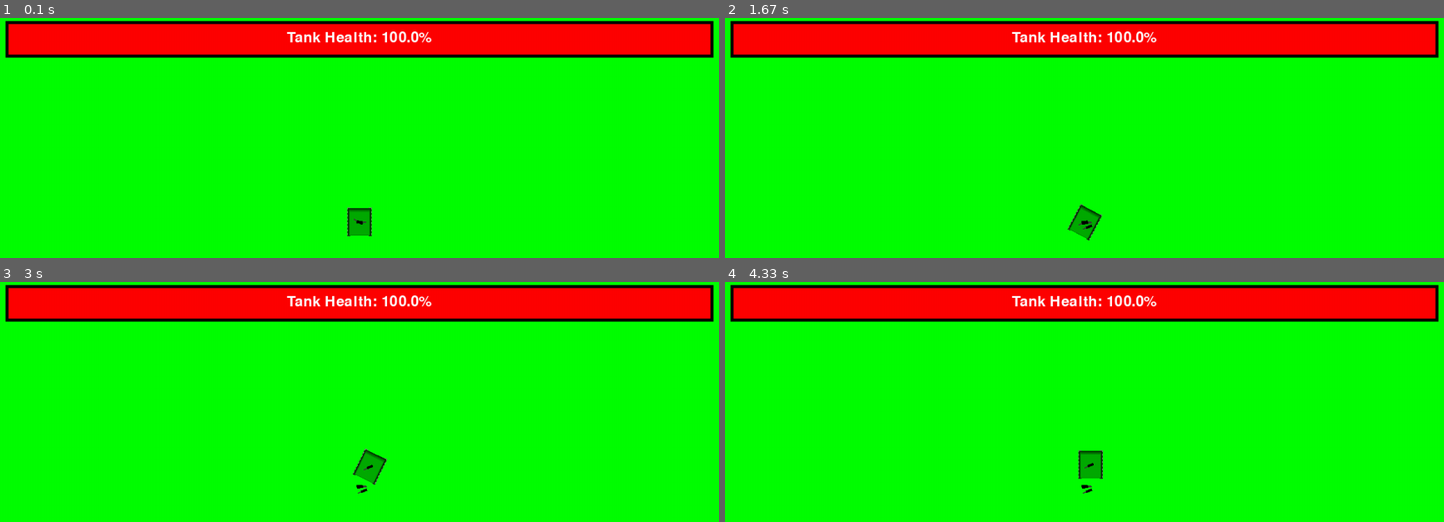
Above: before the commit, frames 1-4 (two rows, left to right).
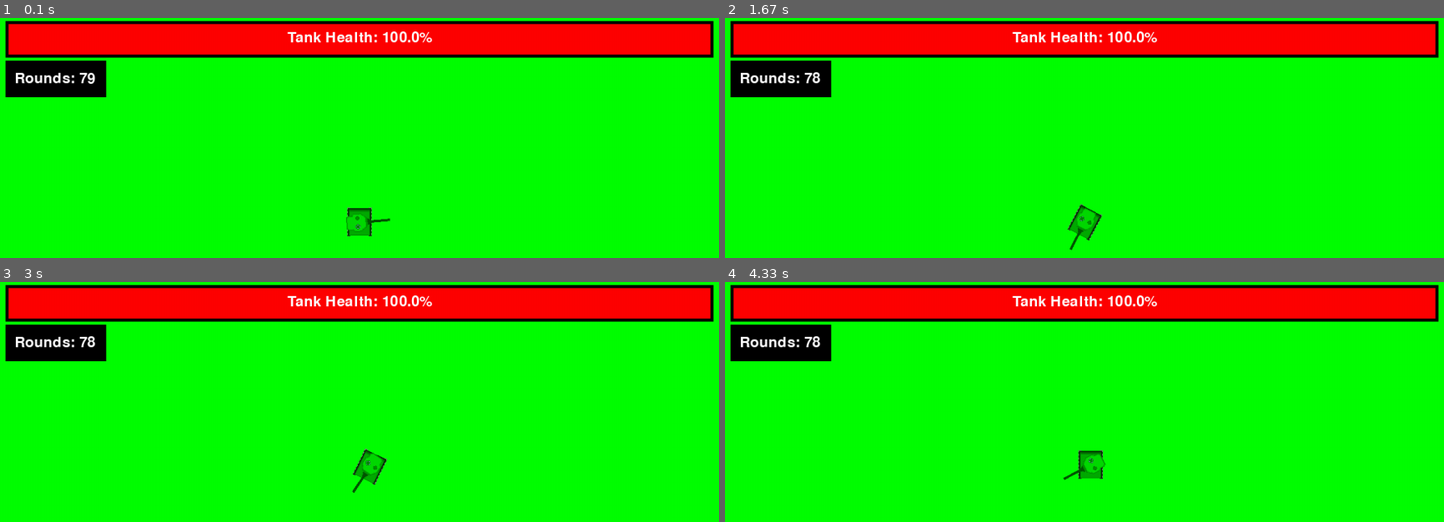
Above: after the commit, the same moments.

Repository: lorenzosharks/pygame_thingamajig
Game: pygame game, started from game.py
Two runs of this game, one before a commit and one after it. Both use one fixed random seed, a clock stepped at 60 frames per second and the inputs below.
Inputs (mouse positions are in pixels of both pictures, inside the frame that each line leads up to):
- Up to frame 1 (0.1 s): no input
- Up to frame 2 (1.67 s): press the mouse at (1328, 210) at 0.37 s; move the mouse to (1206, 229) at 0.47 s; release the mouse at (1091, 248) at 0.6 s; hold R 0.67-1.13 s; hold D 0.67-1.13 s; click (outside the picture) at 0.75 s; hold D 1.17-1.63 s
- Up to frame 3 (3 s): hold W 1.67-1.97 s; tap 1 at 1.82 s; hold D 2-2.47 s; hold A from 2.5 s (still down)
- Up to frame 4 (4.33 s): release A at 3.03 s; hold S 3.07-3.37 s; tap 1 at 3.22, 4.32 s; tap 2 at 3.4 s; hold A 3.73-4.13 s; hold W from 4.17 s (still down)

The runs differ from the first frame. In frame 1, 2.8% of the frame differs, in the area x 0-61%, y 5-89%; in frame 2, 2.8%; in frame 3, 2.8%; in frame 4, 2.8%.

Commit message:
finaly!!

Diff:
--- a/game.py
+++ b/game.py
@@ -1,16 +1,15 @@
-# main.py
 import pygame
 import sys
-from pygame.sprite import Group
 import math
 
 pygame.init()
 
+# Load images
 tank_body = pygame.image.load("tank.png")  # Replace "tank.png" with the path to your image
 tank_turret = pygame.image.load("turret_larger.png")  # Replace "turret.png" with the path to your image
 shell = pygame.image.load("bullet.png")
 
-# Sizing and coordinates
+# Screen setup
 pixels = pygame.display.Info()
 screenW = pixels.current_w - 50
 screenH = pixels.current_h - 50
@@ -25,15 +24,15 @@
 
 health = screenW - 80
 
-# Screen things
+# Screen and clock setup
 dt = 0
 clock = pygame.time.Clock()
-pygame.display.set_caption("Thing")
+pygame.display.set_caption("Tank Game")
 run = True
 screen = pygame.display.set_mode((screenW, screenH))
 allowed = True
 
-# Collision detection thing
+# Movement and rotation flags
 allowW = True
 allowS = True
 allowA = True
@@ -44,18 +43,33 @@
 angle_radians = 0
 
 # Turret rotation speed (degrees per second)
-max_turret_rotation_speed = 10000
+max_turret_rotation_speed = 60
 current_turret_angle = 0
 current_shell_angle = 0
 
 # Miscellaneous (ie cheats)
 actual_tankspeed = 2
-tank_speed = 0  # Don't change this fella
+tank_speed = 0
 body_rotation_speed = 1
 backward_speed = 1
-
-# Other things
+muzzle_velocity = 10000
+rounds = 79
+reload_speed = 10000 # In milliseconds
+
+velocity_x = 0
+velocity_y = 0
+
+# Other flags
 allowed_rotation = True
+allowed_fire = True
+disable_reload =False
+
+# Reload logic
+start_reload = None
+reload = False
+
+# Shell data structure
+shells = []
 
 # Normalize angles to the range [-180, 180]
 def normalize_angle(angle):
@@ -65,58 +79,55 @@
         angle -= 360
     return angle
 
-# Tank shell
-class tank_shell(pygame.sprite.Sprite):
-    def __init__(self, x, y, velocity, shell_angle):
-        super().__init__()
-        self.image = shell
-        self.rect = self.image.get_rect()
-        self.rect.topleft = (x - 25, y - 25)
-        self.image = pygame.transform.rotate(self.image, shell_angle - 90)
-        self.velocity = velocity
-        self.timer = 10000  # Timer for 5 seconds
-
-    def clone(self, x, y, shell_angle):
-        return tank_shell(x, y, self.velocity, shell_angle)
-
-    def update(self, dt):
-        self.timer -= dt
-        if self.timer <= 0:
-            self.kill()
-
-# Create an initial tank shell to clone from
-initial_shell = tank_shell((x + sizeW // 2), (y + sizeH // 2), 0, current_shell_angle)
-
-# Create a sprite group to manage tank shells
-all_sprites = pygame.sprite.Group()
-all_sprites.add(initial_shell)
-
 while run:
-    screen.fill("green")
-
+    screen.fill("Green")  # Green background
+
+    # Reload, shooting, and closing things
     for event in pygame.event.get():
         if event.type == pygame.QUIT:
             run = False
 
         if event.type == pygame.MOUSEBUTTONDOWN:
-            # Get the mouse position
-            mouse_pos = event.pos
-
-            mouse_buttons = pygame.mouse.get_pressed()
-
-            # Check which button was clicked
-            if mouse_buttons[0]:
-
-                # Calculate the center of the turret body
-                turret_x = x + sizeW // 2
-                turret_y = y + sizeH // 2
-
-                # Clone shell at turret position and angle
-                cloned_shell = initial_shell.clone(turret_x, turret_y, current_shell_angle)
-
-                all_sprites.add(cloned_shell)
-
+            if reload == False and allowed_fire == True:
+                mouse_buttons = pygame.mouse.get_pressed()
+                if mouse_buttons[0]:
+                    turret_x = x + sizeW // 2
+                    turret_y = y + sizeH // 2
+
+                    # Calculate initial velocity components based on turret angle
+                    velocity_x = muzzle_velocity * math.cos(math.radians(current_shell_angle))
+                    velocity_y = -muzzle_velocity * math.sin(math.radians(current_shell_angle))
+
+                    shells.append((turret_x, turret_y, current_shell_angle, velocity_x, velocity_y, pygame.time.get_ticks()))
+
+                    rounds -= 1
+
+                    start_reload = pygame.time.get_ticks()
+                    reload = True
+
+    if reload:
+        current_time = pygame.time.get_ticks()
+        elapsed_time_reload = current_time - start_reload
+
+        if elapsed_time_reload >= reload_speed:
+            reload = False
+
+    if rounds <= 0:
+        allowed_fire = False
+    elif rounds > 0:
+        allowed_fire = True
+
+    if rounds >= 79:
+        disable_reload = True
+    if rounds == 0:
+        disable_reload = False
+
+
+    # Key pressing
     key = pygame.key.get_pressed()
+
+    if key[pygame.K_LSHIFT] and key[pygame.K_r] and disable_reload == False:
+        rounds += 1
 
     if key[pygame.K_1]:
         allowed_rotation = False
@@ -150,11 +161,13 @@
     else:
         tank_speed = 0
 
+
     if key[pygame.K_r]:
         x = OGx
         y = OGy
         angle_radians = 0
         angle = 0
+        shells.clear()
 
     if health < 0:
         health = 0
@@ -167,7 +180,7 @@
             if key[pygame.K_p]:
                 health += 5
 
-    # Update collision detection
+    #Screen logic
     if x < 0:
         x = 0
     elif x > screenW - sizeW:
@@ -177,45 +190,29 @@
     elif y > screenH - sizeH:
         y = screenH - sizeH
 
-    # Rotate the image
-    rotated_body = pygame.transform.rotate(tank_body, angle)
-    rotated_rect = rotated_body.get_rect(center=(x + sizeW // 2, y + sizeH // 2))
-
-    # Get mouse position
+    #Turret lock
     if allowed_rotation:
         mouse_x, mouse_y = pygame.mouse.get_pos()
-
-        # Calculate the center of the turret body
         turret_x = x + sizeW // 2
         turret_y = y + sizeH // 2
 
-        shell_x = x + sizeW // 2
-        shell_y = y + sizeH // 2
-
-        # Calculate the angle between the turret and the mouse cursor using atan2
         dx = mouse_x - turret_x
         dy = mouse_y - turret_y
         target_turret_angle = math.degrees(math.atan2(-dy, dx))
-
-        dsx = shell_x - turret_x
-        dsy = shell_y - turret_y
-        target_shell_angle = math.degrees(math.atan2(-dy, dx))
-
-        # Normalize the current and target turret angles (no idea what this does)
+        target_shell_angle = target_turret_angle
+
         current_turret_angle = normalize_angle(current_turret_angle)
         target_turret_angle = normalize_angle(target_turret_angle)
 
         current_shell_angle = normalize_angle(current_shell_angle)
         target_shell_angle = normalize_angle(target_shell_angle)
 
-        # Calculate the difference between the target angle and the current angle
         turret_angle_diff = target_turret_angle - current_turret_angle
         turret_angle_diff = normalize_angle(turret_angle_diff)
 
         shell_angle_diff = target_shell_angle - current_shell_angle
         shell_angle_diff = normalize_angle(shell_angle_diff)
 
-        # Calculate the amount to rotate this frame (no idea what this does either)
         rotation_speed = max_turret_rotation_speed * dt
 
         if abs(turret_angle_diff) < rotation_speed:
@@ -232,36 +229,54 @@
         else:
             current_shell_angle -= rotation_speed
 
-    # Rotating the shell and turret
+    # Rotations and whatnot
+    rotated_body = pygame.transform.rotate(tank_body, angle)
+    rotated_rect = rotated_body.get_rect(center=(x + sizeW // 2, y + sizeH // 2))
+
     rotated_shell = pygame.transform.rotate(shell, current_shell_angle - 90)
-    rotated_rect_shell = rotated_shell.get_rect(center=rotated_rect.center)
+    rotated_rect_shell = rotated_shell.get_rect(center=(rotated_rect.centerx + 25, rotated_rect.centery + 25))
 
     rotated_turret = pygame.transform.rotate(tank_turret, current_turret_angle - 90)
     rotated_rect_turret = rotated_turret.get_rect(center=rotated_rect.center)
 
+    # Update and draw shell positions
+    shells_to_remove = []
+    for i, shell_pos in enumerate(shells):
+        turret_x, turret_y, shell_angle, velocity_x, velocity_y, start_time = shell_pos
+        elapsed_time = pygame.time.get_ticks() - start_time
+
+        # Update shell position based on velocity
+        shell_x = turret_x + velocity_x * elapsed_time / 1000
+        shell_y = turret_y + velocity_y * elapsed_time / 1000
+
+        if elapsed_time > 5000:  # 5000 milliseconds = 5 seconds
+            shells_to_remove.append(i)
+        else:
+            rotated_shell = pygame.transform.rotate(shell, shell_angle - 90)
+            rotated_rect_shell = rotated_shell.get_rect(center=(shell_x, shell_y))
+            screen.blit(rotated_shell, rotated_rect_shell.topleft)
+
+    # Remove shells that have expired
+    for index in sorted(shells_to_remove, reverse=True):
+        del shells[index]
+
     # Draw the rotated images
     screen.blit(rotated_body, rotated_rect.topleft)
-    screen.blit(rotated_shell, rotated_rect_shell.topleft)
-    # screen.blit(rotated_turret, rotated_rect_turret.topleft)
-
-    playerC1 = pygame.draw.rect(screen, "green", (x, y, 1, 1))
-    playerC2 = pygame.draw.rect(screen, "green", (x + sizeW, y, 1, 1))
-    playerC3 = pygame.draw.rect(screen, "green", (x + sizeW, y + sizeH, 1, 1))
-    playerC4 = pygame.draw.rect(screen, "green", (x, y + sizeH, 1, 1))
-
-
-    # Health bar stuff
-    healthbar = pygame.draw.rect(screen, "black", (35, 5, screenW - 70, 60))
-    pygame.draw.rect(screen, "red", (40, 10, health, 50))
+    screen.blit(rotated_turret, rotated_rect_turret.topleft)
+
+    # Draw health bar
+    healthbar = pygame.draw.rect(screen, (0, 0, 0), (35, 5, screenW - 70, 60))
+    pygame.draw.rect(screen, (255, 0, 0), (40, 10, health, 50))
     font = pygame.font.Font(None, 36)
     text_surface = font.render(f"Tank Health: {round(health / ((screenW - 80) / 100), 1)}%", True, (255, 255, 255))
-    screen.blit(text_surface, (screenW / 2 - text_surface.get_width() / 2, 20))
-
-    # Update and draw all sprites
-    all_sprites.update(dt)
-    all_sprites.draw(screen)
-
-    # Make sure things are displayed well
+    screen.blit(text_surface, (screenW // 2 - text_surface.get_width() // 2, 20))
+
+    # Rounds display
+    number_of_rounds = font.render(f"Rounds: {rounds}", True, (255, 255, 255))
+    ammo = pygame.draw.rect(screen, (0, 0, 0), (35, 70, 165, 60))
+    screen.blit(number_of_rounds, (50, 87))
+
+
     pygame.display.update()
     dt = clock.tick(60) / 1000
 
--- a/test.py
+++ b/test.py
@@ -1,73 +1,214 @@
 import pygame
 import sys
-import random  # We'll use this to generate random positions
-
-# Initialize Pygame
+import math
+
 pygame.init()
 
-# Set up the screen
-screen_width, screen_height = 800, 600
-screen = pygame.display.set_mode((screen_width, screen_height))
-pygame.display.set_caption('Tank Shell Random Spawn')
-
-# Load an image for the shell (make sure you have a shell.png in the working directory)
-shell = pygame.Surface((20, 20))  # This is a placeholder for an actual image
-shell.fill((255, 0, 0))  # Fill it with red color to differentiate
-
-# Define the tank shell class
-class tank_shell(pygame.sprite.Sprite):
-    def __init__(self, x, y, velocity=0):
-        super().__init__()
-        self.image = shell
-        self.rect = self.image.get_rect()
-        self.rect.topleft = (x, y)
-        self.velocity = velocity
-
-    def clone(self, x, y):
-        return tank_shell(x, y, self.velocity)
-
-# Create an initial tank shell to clone from
-initial_shell = tank_shell(100, 100)
-
-# Create a sprite group to manage tank shells
-all_sprites = pygame.sprite.Group()
-all_sprites.add(initial_shell)
-
-# Main loop
+# Load images
+tank_body = pygame.image.load("tank.png")  # Replace "tank.png" with the path to your image
+tank_turret = pygame.image.load("turret_larger.png")  # Replace "turret.png" with the path to your image
+shell = pygame.image.load("bullet.png")
+
+# Screen setup
+pixels = pygame.display.Info()
+screenW = pixels.current_w - 50
+screenH = pixels.current_h - 50
+
+sizeW = 50
+sizeH = 50
+
+x = screenW // 2 - tank_body.get_width() // 2
+y = screenH // 2 - tank_body.get_height() // 2
+OGx = screenW // 2 - tank_body.get_width() // 2
+OGy = screenH // 2 - tank_body.get_height() // 2
+
+health = screenW - 80
+
+# Screen and clock setup
+dt = 0
+clock = pygame.time.Clock()
+pygame.display.set_caption("Thing")
 run = True
+screen = pygame.display.set_mode((screenW, screenH))
+allowed = True
+
+# Movement and rotation flags
+allowW = True
+allowS = True
+allowA = True
+allowD = True
+
+# Initialize rotation angle
+angle = 0
+angle_radians = 0
+
+# Turret rotation speed (degrees per second)
+max_turret_rotation_speed = 10000
+current_turret_angle = 0
+current_shell_angle = 0
+
+# Miscellaneous (ie cheats)
+actual_tankspeed = 2
+tank_speed = 0
+body_rotation_speed = 1
+backward_speed = 1
+
+# Other flags
+allowed_rotation = True
+
+# Shell data structure
+shells = []
+
+# Normalize angles to the range [-180, 180]
+def normalize_angle(angle):
+    while angle <= -180:
+        angle += 360
+    while angle > 180:
+        angle -= 360
+    return angle
+
 while run:
+    screen.fill("green")
+
     for event in pygame.event.get():
         if event.type == pygame.QUIT:
             run = False
 
         if event.type == pygame.MOUSEBUTTONDOWN:
-            # Get the mouse button state
             mouse_buttons = pygame.mouse.get_pressed()
-
-            # Check for left mouse button click
             if mouse_buttons[0]:
-                # Generate random x and y coordinates
-                random_x = random.randint(0, screen_width - shell.get_width())
-                random_y = random.randint(0, screen_height - shell.get_height())
-
-                # Clone the initial shell at the random position
-                cloned_shell = initial_shell.clone(random_x, random_y)
-
-                # Add the cloned shell to the sprite group
-                all_sprites.add(cloned_shell)
-
-                print(f"Left click at {event.pos}. Shell cloned at ({random_x}, {random_y})")
-
-    # Clear the screen
-    screen.fill((255, 255, 255))
-
-    # Update and draw all sprites
-    all_sprites.update()
-    all_sprites.draw(screen)
-
-    # Update the display
-    pygame.display.flip()
-
-# Clean up
+                turret_x = x + sizeW // 2
+                turret_y = y + sizeH // 2
+                shells.append((turret_x, turret_y, current_shell_angle))
+
+    key = pygame.key.get_pressed()
+
+    if key[pygame.K_1]:
+        allowed_rotation = False
+
+    if key[pygame.K_2]:
+        allowed_rotation = True
+
+    if key[pygame.K_d]:
+        angle -= body_rotation_speed  # Rotate counter-clockwise
+        angle_radians -= math.radians(body_rotation_speed)
+        current_turret_angle -= body_rotation_speed
+        current_shell_angle -= body_rotation_speed
+
+    if key[pygame.K_a]:
+        angle += body_rotation_speed
+        angle_radians += math.radians(body_rotation_speed)
+        current_turret_angle += body_rotation_speed
+        current_shell_angle += body_rotation_speed
+
+    if allowW and key[pygame.K_w]:
+        tank_speed = actual_tankspeed
+        y -= tank_speed * math.cos(angle_radians)
+        x -= tank_speed * math.sin(angle_radians)
+    else:
+        tank_speed = 0
+
+    if allowS and key[pygame.K_s]:
+        tank_speed = backward_speed
+        y += backward_speed * math.cos(angle_radians)
+        x += backward_speed * math.sin(angle_radians)
+    else:
+        tank_speed = 0
+
+    if key[pygame.K_r]:
+        x = OGx
+        y = OGy
+        angle_radians = 0
+        angle = 0
+        shells.clear()
+
+    if health < 0:
+        health = 0
+        allowed = False
+
+    if allowed:
+        if key[pygame.K_l]:
+            health -= 5
+        if health < screenW - 80:
+            if key[pygame.K_p]:
+                health += 5
+
+    if x < 0:
+        x = 0
+    elif x > screenW - sizeW:
+        x = screenW - sizeW
+    if y < 0:
+        y = 0
+    elif y > screenH - sizeH:
+        y = screenH - sizeH
+
+    rotated_body = pygame.transform.rotate(tank_body, angle)
+    rotated_rect = rotated_body.get_rect(center=(x + sizeW // 2, y + sizeH // 2))
+
+    if allowed_rotation:
+        mouse_x, mouse_y = pygame.mouse.get_pos()
+        turret_x = x + sizeW // 2
+        turret_y = y + sizeH // 2
+
+        dx = mouse_x - turret_x
+        dy = mouse_y - turret_y
+        target_turret_angle = math.degrees(math.atan2(-dy, dx))
+        target_shell_angle = target_turret_angle
+
+        current_turret_angle = normalize_angle(current_turret_angle)
+        target_turret_angle = normalize_angle(target_turret_angle)
+
+        current_shell_angle = normalize_angle(current_shell_angle)
+        target_shell_angle = normalize_angle(target_shell_angle)
+
+        turret_angle_diff = target_turret_angle - current_turret_angle
+        turret_angle_diff = normalize_angle(turret_angle_diff)
+
+        shell_angle_diff = target_shell_angle - current_shell_angle
+        shell_angle_diff = normalize_angle(shell_angle_diff)
+
+        rotation_speed = max_turret_rotation_speed * dt
+
+        if abs(turret_angle_diff) < rotation_speed:
+            current_turret_angle = target_turret_angle
+        elif turret_angle_diff > 0:
+            current_turret_angle += rotation_speed
+        else:
+            current_turret_angle -= rotation_speed
+
+        if abs(shell_angle_diff) < rotation_speed:
+            current_shell_angle = target_shell_angle
+        elif shell_angle_diff > 0:
+            current_shell_angle += rotation_speed
+        else:
+            current_shell_angle -= rotation_speed
+
+    rotated_shell = pygame.transform.rotate(shell, current_shell_angle - 90)
+    rotated_rect_shell = rotated_shell.get_rect(center=rotated_rect.center)
+
+    rotated_turret = pygame.transform.rotate(tank_turret, current_turret_angle - 90)
+    rotated_rect_turret = rotated_turret.get_rect(center=rotated_rect.center)
+
+    # Draw the rotated images
+    screen.blit(rotated_body, rotated_rect.topleft)
+    screen.blit(rotated_turret, rotated_rect_turret.topleft)
+
+    # Draw and update shell positions
+    for shell_pos in shells:
+        shell_x, shell_y, shell_angle = shell_pos
+        rotated_shell = pygame.transform.rotate(shell, shell_angle - 90)
+        rotated_rect_shell = rotated_shell.get_rect(center=(shell_x, shell_y))
+        screen.blit(rotated_shell, rotated_rect_shell.topleft)
+
+    # Draw health bar
+    healthbar = pygame.draw.rect(screen, "black", (35, 5, screenW - 70, 60))
+    pygame.draw.rect(screen, "red", (40, 10, health, 50))
+    font = pygame.font.Font(None, 36)
+    text_surface = font.render(f"Tank Health: {round(health / ((screenW - 80) / 100), 1)}%", True, (255, 255, 255))
+    screen.blit(text_surface, (screenW / 2 - text_surface.get_width() / 2, 20))
+
+    pygame.display.update()
+    dt = clock.tick(60) / 1000
+
 pygame.quit()
 sys.exit()
